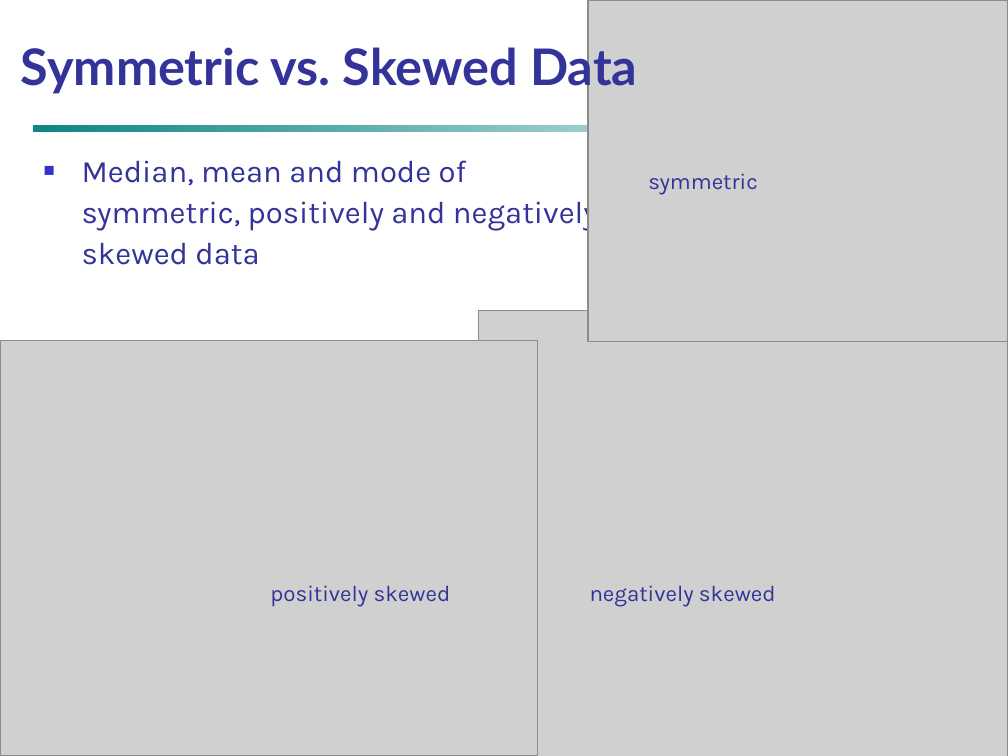
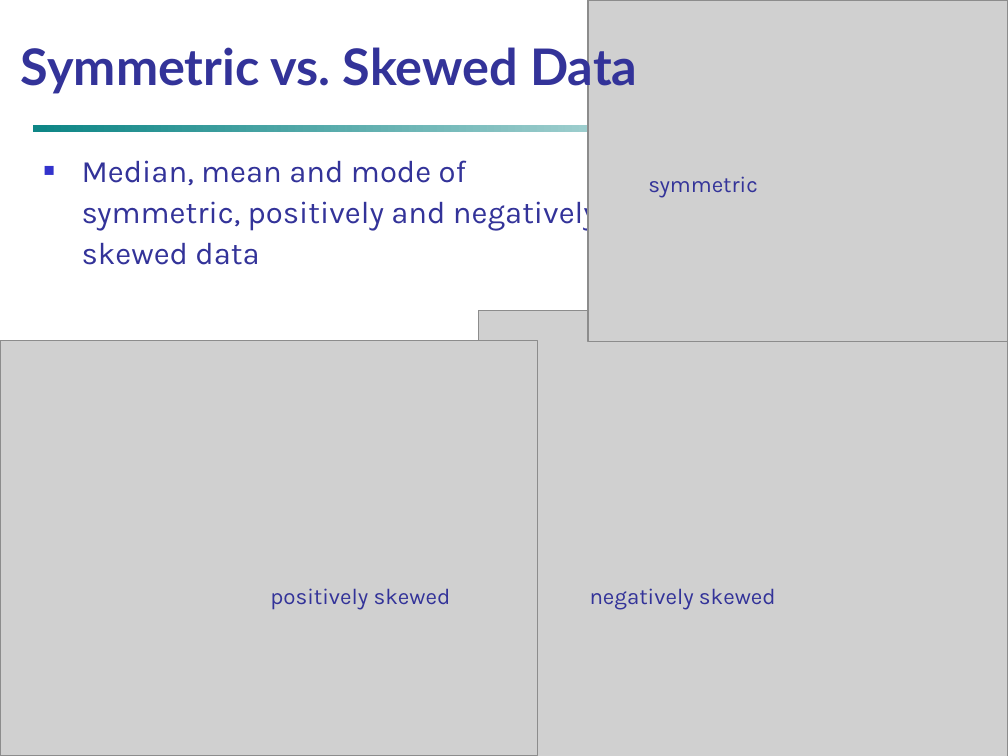
Before and after one commit to pronad1/Academic_PSTU_CSE, a slide deck: slide 31 of 7th Semester/CCE-417_Data Warehousing & Mining/Murad sir/02Data_14-7-26 part 1.ppt. Drawn at 1008x756 pixels with LibreOffice and Linux fonts; fonts in the diff are those of the drawing; grey boxes stand for pictures. Boxes give left, top, right and bottom in pixels: in the first picture for what was removed or moved away, otherwise in the second. Text is boxed around its words. In the diff, an @@ line names an element or a change of style, - is before the commit and + after.

```diff
--- a/7th Semester/CCE-417_Data Warehousing & Mining/Murad sir/02Data_14-7-26 part 1.ppt
+++ b/7th Semester/CCE-417_Data Warehousing & Mining/Murad sir/02Data_14-7-26 part 1.ppt
@@ line spacing 1.1 to 1.2 in 3 elements at (x1=270, y1=588, x2=451, y2=610), (x1=590, y1=588, x2=776, y2=610), (x1=648, y1=176, x2=758, y2=198) @@
```
Also in this commit, not shown: 5 other slides changed, 14 other files.
